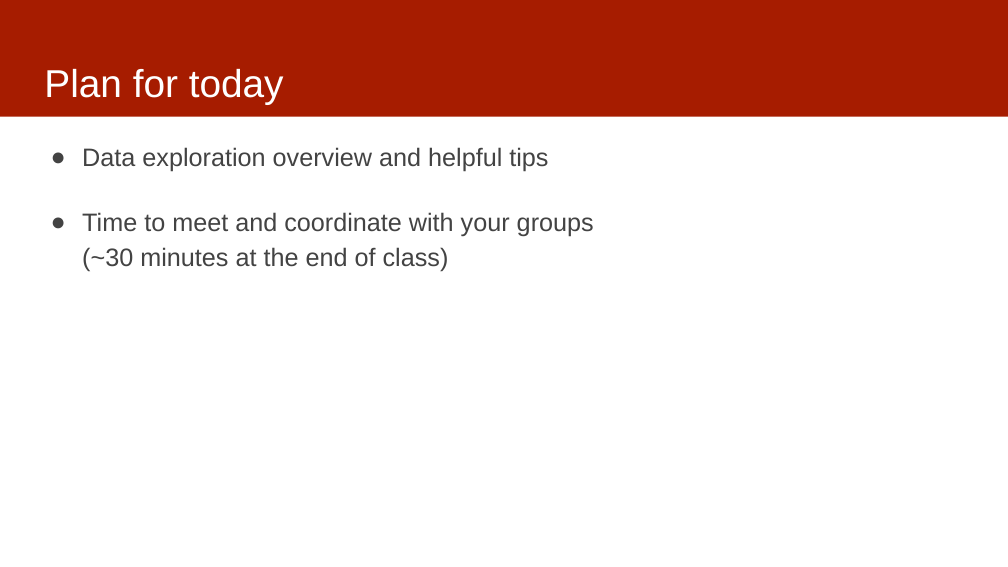
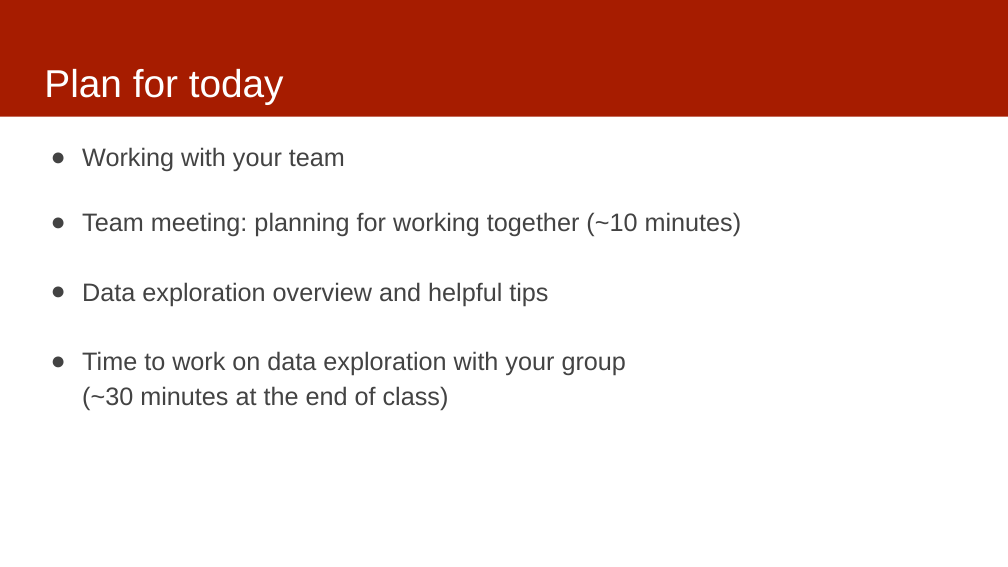
Before and after one commit to dssg/mlforpublicpolicylab, a slide deck: slide 4 of 03 - Data Exploration, Analytical Formulation, and Baselines/data-exploration.pptx (slide 3 before the commit). Drawn at 1008x567 pixels with LibreOffice and Linux fonts; fonts in the diff are those of the drawing. Boxes give left, top, right and bottom in pixels: in the first picture for what was removed or moved away, otherwise in the second. Text is boxed around its words. In the diff, an @@ line names an element or a change of style, - is before the commit and + after.

Commit message:
data exploration slides updates

```diff
--- a/03 - Data Exploration, Analytical Formulation, and Baselines/data-exploration.pptx
+++ b/03 - Data Exploration, Analytical Formulation, and Baselines/data-exploration.pptx
@@ text at <box>82,147,742,237</box>: paragraphs added @@
+● Working with your team
+● Team meeting: planning for working together (~10 minutes)
@@ text at <box>82,351,626,411</box>: text changed @@
-● Time to meet and coordinate with your groups
-  (~30 minutes at the end of class)
+● Time to work on data exploration with your group
+  (~30 minutes at the end of class)
```
Also in this commit, not shown: 4 other slides changed, 5 slides added.
